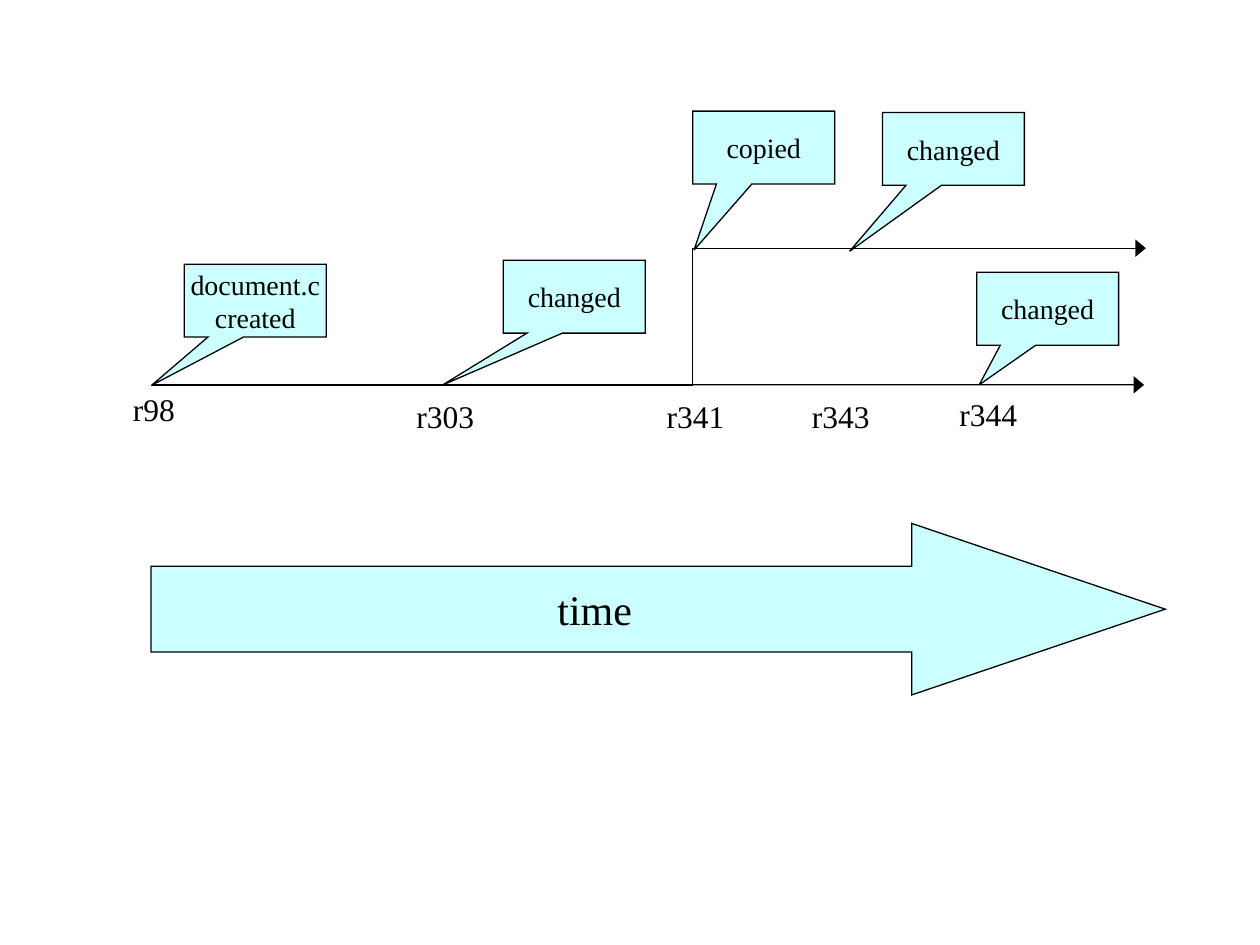
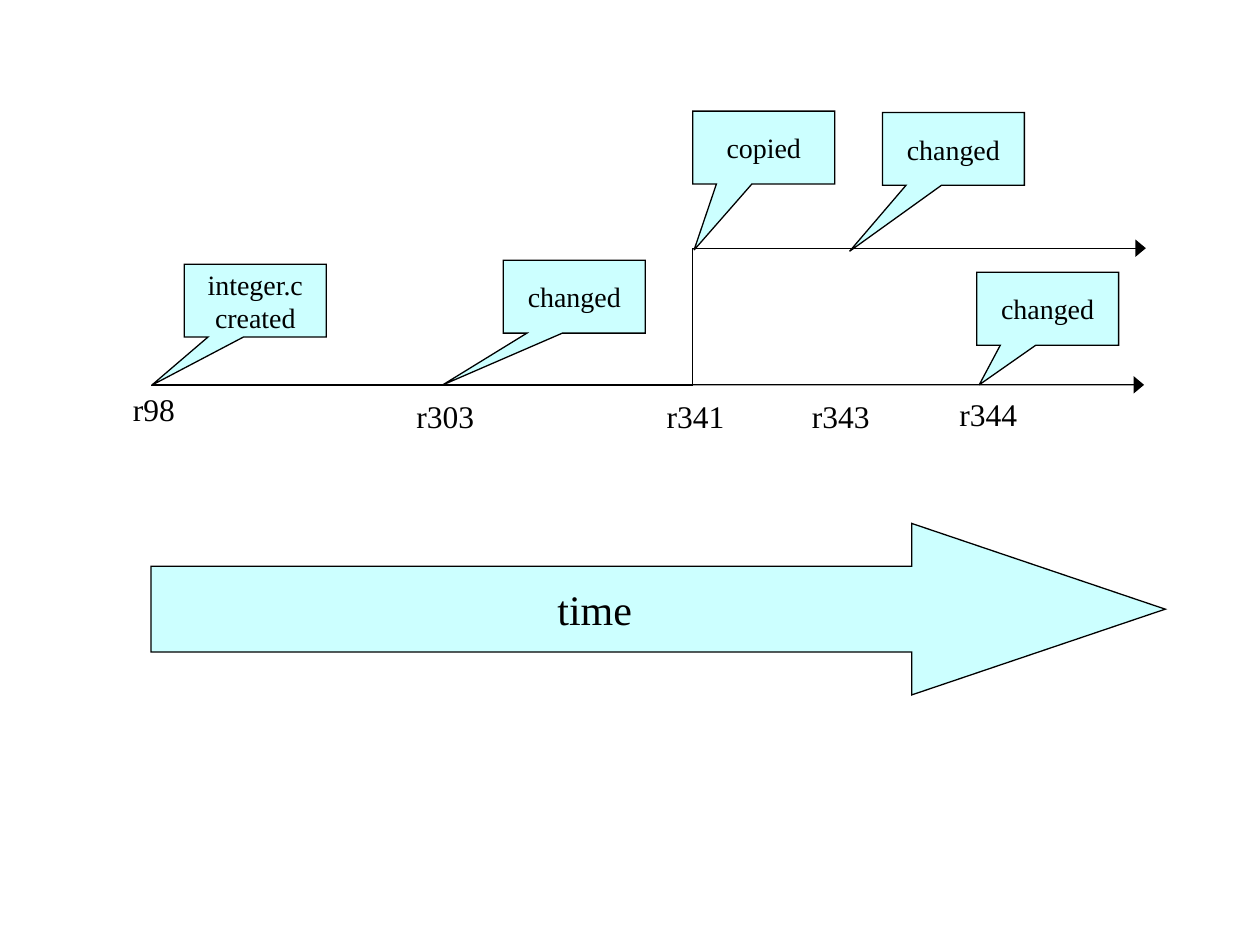
Before and after one commit to wuzhouhui/svnbook-zh, a slide deck: slide 4 of src/book/book/images/branches.ppt. Drawn at 1260x945 pixels with LibreOffice and Linux fonts; fonts in the diff are those of the drawing. Boxes give left, top, right and bottom in pixels: in the first picture for what was removed or moved away, otherwise in the second. Text is boxed around its words. In the diff, an @@ line names an element or a change of style, - is before the commit and + after.

```diff
--- a/src/book/book/images/branches.ppt
+++ b/src/book/book/images/branches.ppt
@@ text in speech box at <box>208,276,303,300</box>: text changed @@
-document.c
+integer.c
```
Also in this commit, not shown: 2 other slides changed, 7 other files.
